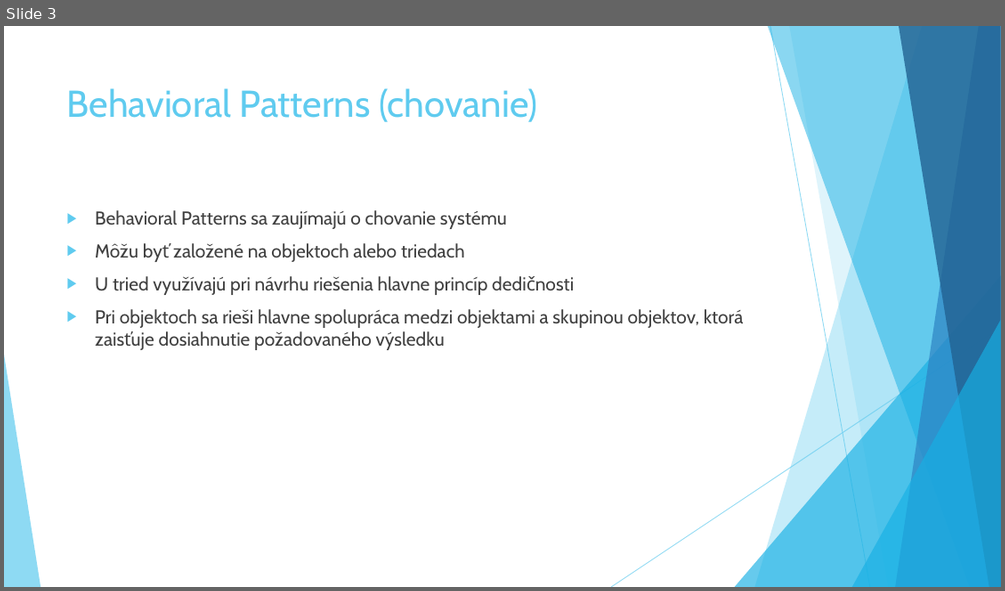
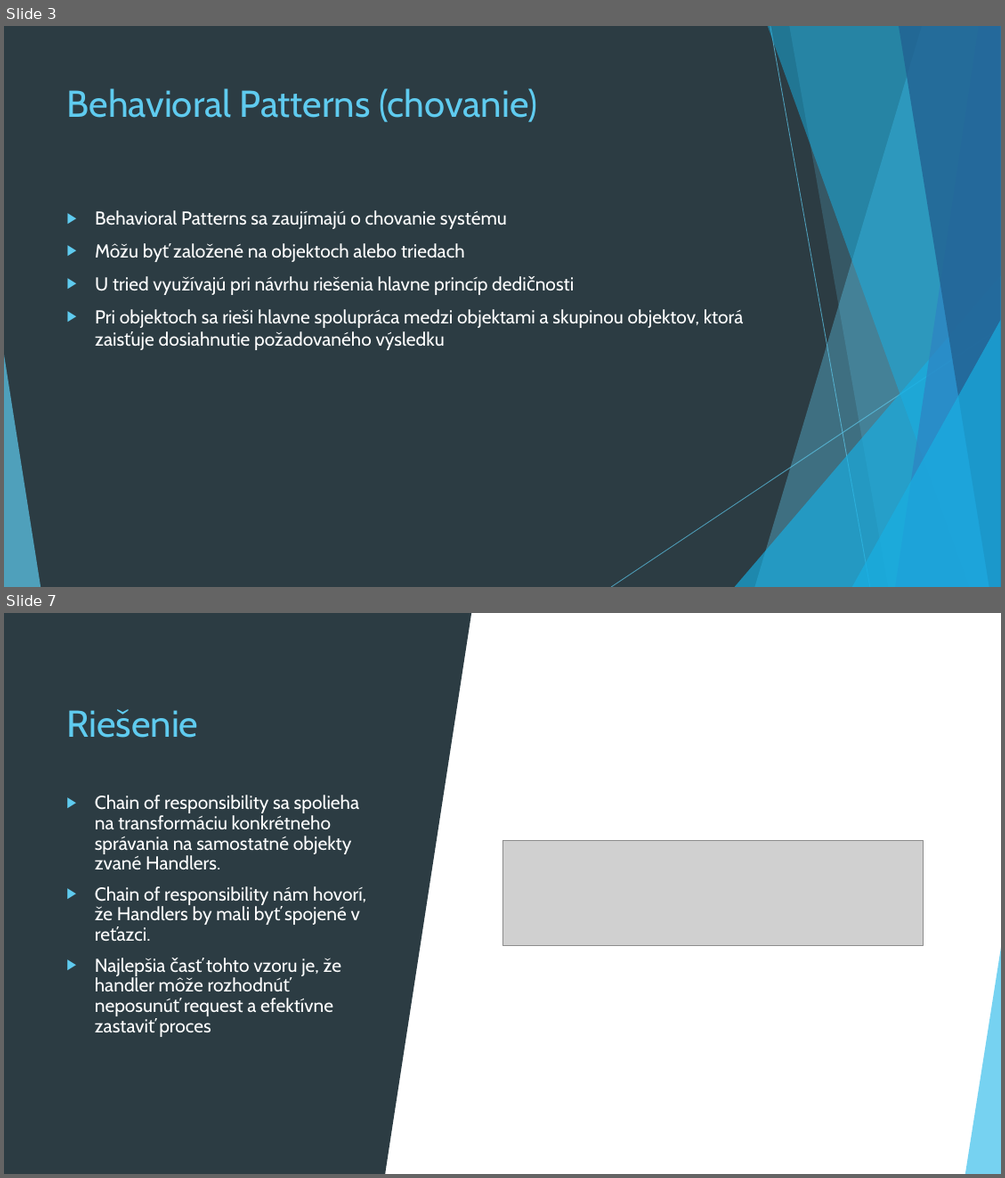
Before and after one commit to Rokulus/ASOS_prezentacia3, a slide deck: Behavioral_Design_Patterns.pptx. Shown one above the other, each under a label of ours: slide 3 before the commit, slides 3 and 7 after it; the slides between them are not shown. The pictures are 1005x591 and 1005x1178 pixels, drawn with LibreOffice and Linux fonts; fonts in the diff are those of the drawing; grey boxes stand for pictures. Boxes give left, top, right and bottom in pixels: in the first picture for what was removed or moved away, otherwise in the second. Text is boxed around its words. In the diff, an @@ line names an element or a change of style, - is before the commit and + after.

```diff
--- a/Behavioral_Design_Patterns.pptx
+++ b/Behavioral_Design_Patterns.pptx
@@ slide 7 added at [4,613,1001,1174], background #FFFFFF; not listed: 10 template elements that a slide beside it also shows @@
@@ rectangle added at [4,613,1001,1174], fill #FFFFFF @@
@@ rectangle added at [4,613,386,1174], fill #2C3C43 @@
@@ triangle added at [386,613,472,1174], fill #2C3C43 @@
@@ title added at [66,709,198,738], 36 pt, text #5FCBEF @@
+Riešenie
@@ text added at [95,795,366,1037], 18 pt, text #FFFFFF @@
+▶ Chain of responsibility sa spolieha na transformáciu konkrétneho správania na samostatné objekty zvané Handlers.
+▶ Chain of responsibility nám hovorí, že Handlers by mali byť spojené v reťazci.
+▶ Najlepšia časť tohto vzoru je, že handler môže rozhodnúť neposunúť request a efektívne zastaviť proces
@@ picture added at [502,840,923,946] @@
@@ group added at [4,613,1001,1174]: 5 freeform shapes, 3 triangles, 2 lines @@
@@ triangle added at [966,941,1001,1174], fill #5FCBEF at 85% opacity @@
@@ slide 3 changed as well @@
@@ background #FFFFFF to #2C3C43 @@
@@ rectangle added at [4,26,1001,587], fill #2C3C43 @@
@@ text "Behavioral Patterns sa zaujímajú o ..." at [95,210,744,350]: text colour #404040 to #FFFFFF @@
@@ group added at [4,26,1001,587]: 5 freeform shapes, 3 triangles, 2 lines @@
```
Also in this commit, not shown: 17 other slides changed, 6 other slides added, 5 slides removed.
